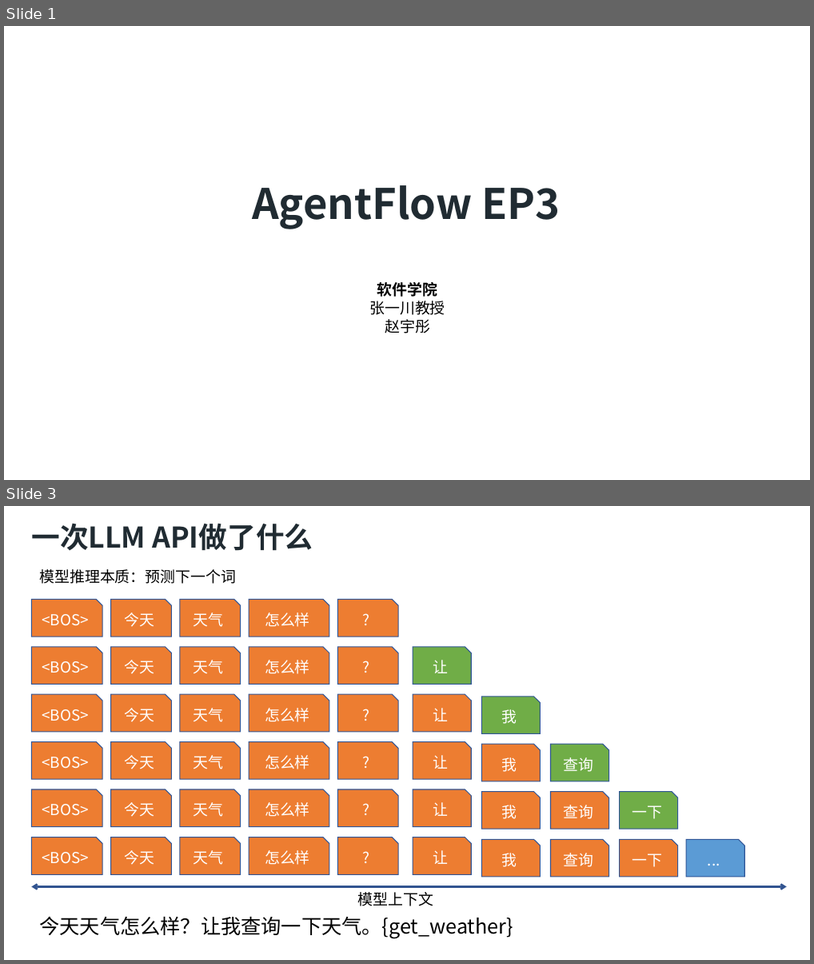
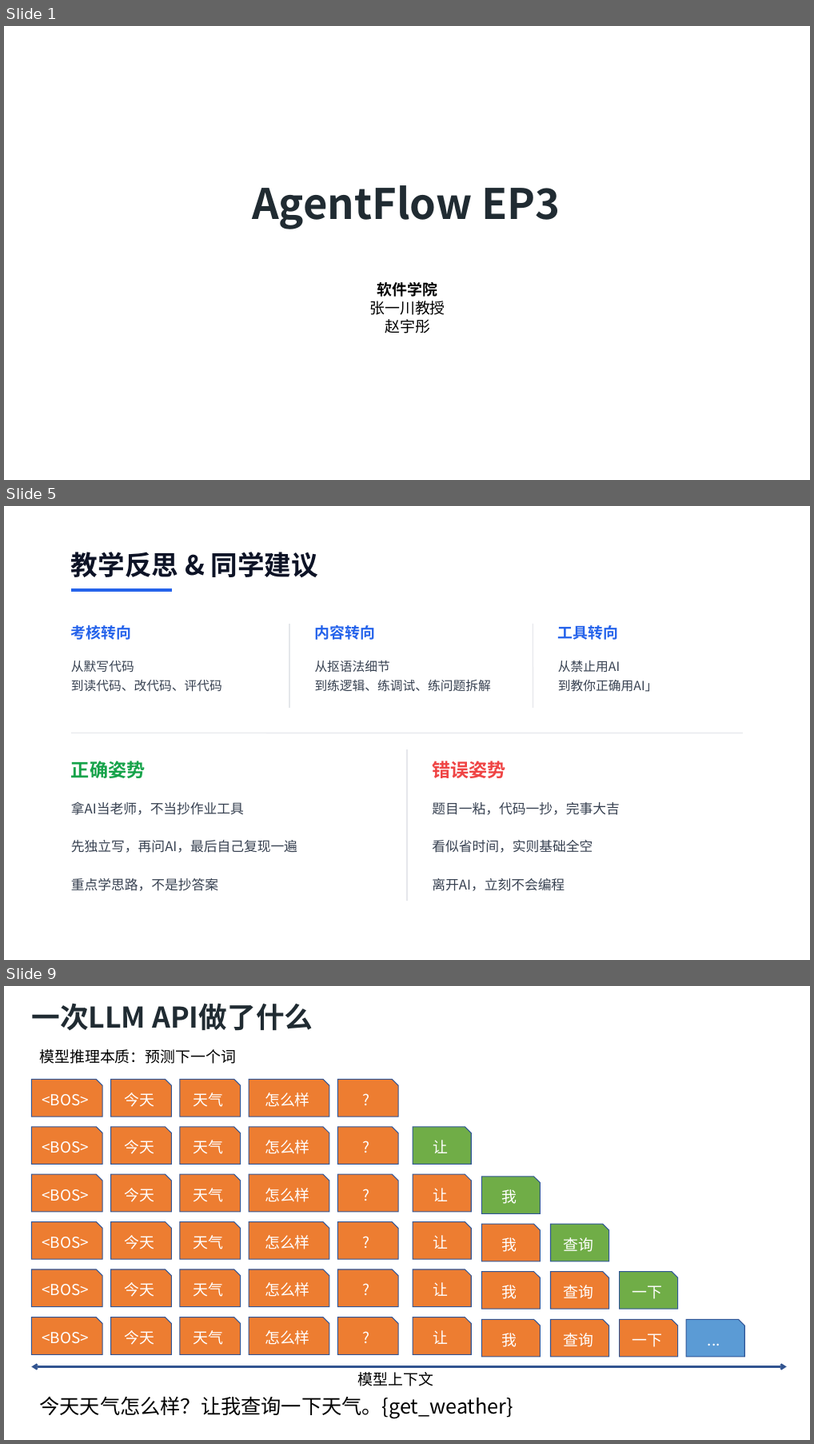
Before and after one commit to SCPZ24/AgentFlow-Salon, a slide deck: PPTs/EP3/Meeting03.pptx. Shown one above the other, each under a label of ours: slides 1 and 3 before the commit, slides 1, 5 and 9 after it; the slides between them are not shown. The pictures are 814x964 and 814x1444 pixels, drawn with LibreOffice and Linux fonts; fonts in the diff are those of the drawing; background and template pictures are left out. Boxes give left, top, right and bottom in pixels: in the first picture for what was removed or moved away, otherwise in the second. Text is boxed around its words. In the diff, an @@ line names an element or a change of style, - is before the commit and + after.

```diff
--- a/PPTs/EP3/Meeting03.pptx
+++ b/PPTs/EP3/Meeting03.pptx
@@ slide 5 added at (4,506,810,960), background #FFFFFF @@
@@ text added at (71,552,318,577), 32 pt, text #0D1326, bold @@
+教学反思 & 同学建议
@@ line added from (71, 590) to (172, 590), #2563EB 3 pt @@
@@ text added at (71,625,132,640), 18 pt, text #2563EB, bold @@
+考核转向
@@ line added from (290, 624) to (290, 708), #E5E7EB 1 pt @@
@@ text added at (314,625,375,640), 18 pt, text #2563EB, bold @@
+内容转向
@@ line added from (534, 624) to (534, 708), #E5E7EB 1 pt @@
@@ text added at (558,625,619,640), 18 pt, text #2563EB, bold @@
+工具转向
@@ text added at (71,660,222,692), 15 pt, text #374151 @@
+从默写代码
+到读代码、改代码、评代码
@@ text added at (315,660,491,692), 15 pt, text #374151 @@
+从抠语法细节
+到练逻辑、练调试、练问题拆解
@@ text added at (558,660,658,692), 15 pt, text #374151 @@
+从禁止用AI
+到教你正确用AI」
@@ line added from (71, 733) to (743, 733), #E5E7EB 1 pt @@
@@ text added at (71,760,145,778), 22 pt, text #16A34A, bold @@
+正确姿势
@@ line added from (407, 750) to (407, 901), #E5E7EB 1 pt @@
@@ text added at (433,760,506,778), 22 pt, text #EF4444, bold @@
+错误姿势
@@ text added at (71,801,244,815), 16 pt, text #374151 @@
+拿AI当老师，不当抄作业工具
@@ text added at (432,802,619,815), 16 pt, text #374151 @@
+题目一粘，代码一抄，完事大吉
@@ text added at (71,840,298,852), 16 pt, text #374151 @@
+先独立写，再问AI，最后自己复现一遍
@@ text added at (432,840,593,852), 16 pt, text #374151 @@
+看似省时间，实则基础全空
@@ text added at (71,878,218,891), 16 pt, text #374151 @@
+重点学思路，不是抄答案
@@ text added at (432,878,565,891), 16 pt, text #374151 @@
+离开AI，立刻不会编程
@@ what was slide 3 is now slide 9 @@
```
Also in this commit, not shown: 3 slides changed, 6 other slides added, 16 other files.
